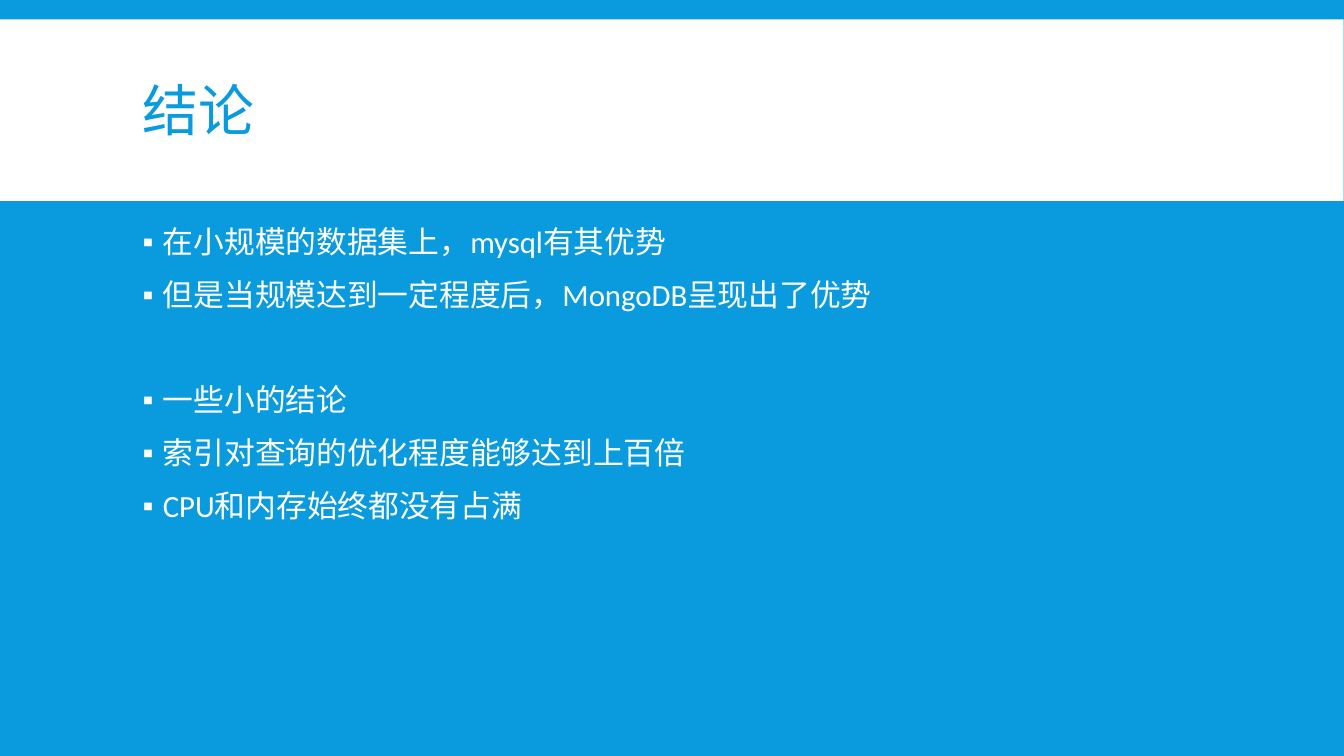
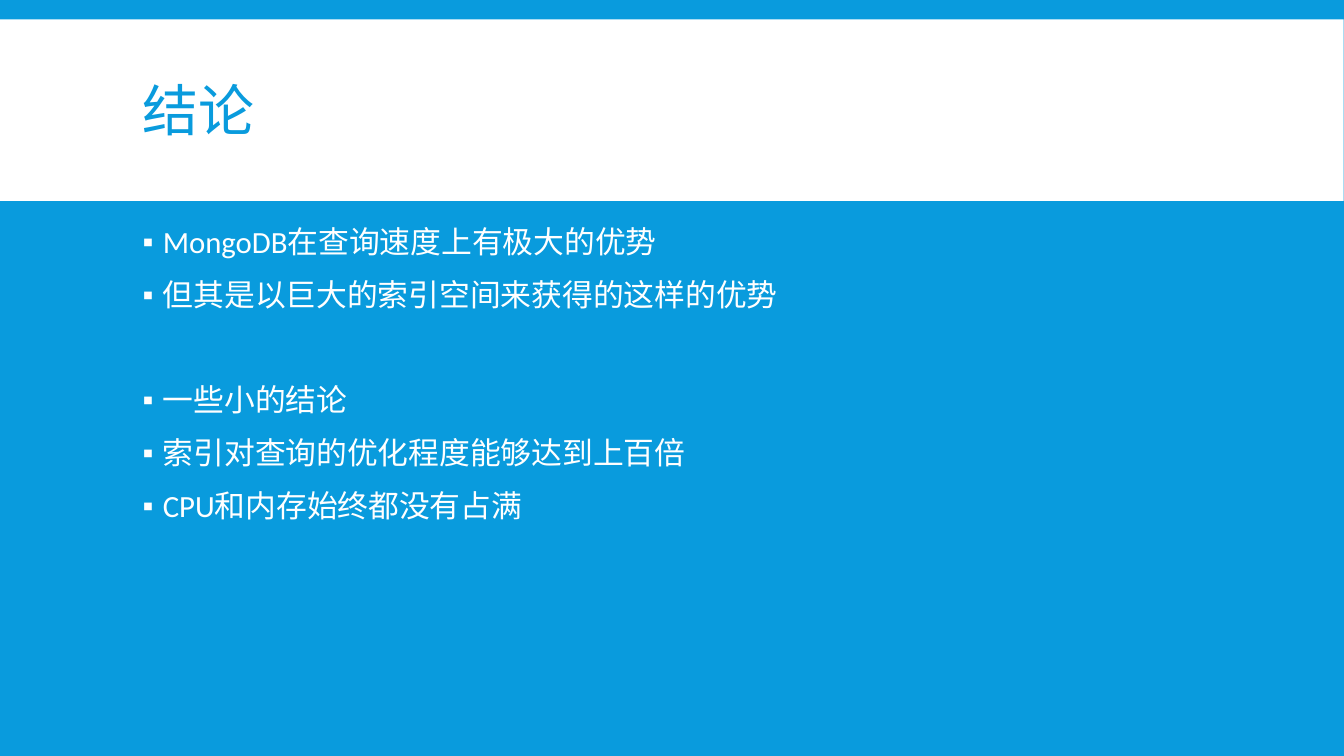
Before and after one commit to b4ubles/PCBNS, a slide deck: slide 17 of doc/NoSQL vs SQL.pptx (slide 16 before the commit). Drawn at 1344x756 pixels with LibreOffice and Linux fonts; fonts in the diff are those of the drawing. Boxes give left, top, right and bottom in pixels: in the first picture for what was removed or moved away, otherwise in the second. Text is boxed around its words. In the diff, an @@ line names an element or a change of style, - is before the commit and + after.

```diff
--- a/doc/NoSQL vs SQL.pptx
+++ b/doc/NoSQL vs SQL.pptx
@@ text at bbox=[163, 227, 778, 309]: text changed @@
-▪ 在小规模的数据集上，mysql有其优势
-▪ 但是当规模达到一定程度后，MongoDB呈现出了优势
+▪ MongoDB在查询速度上有极大的优势
+▪ 但其是以巨大的索引空间来获得的这样的优势
```
Also in this commit, not shown: 2 other slides changed, 4 slides added, 3 slides removed, 1 other file.
